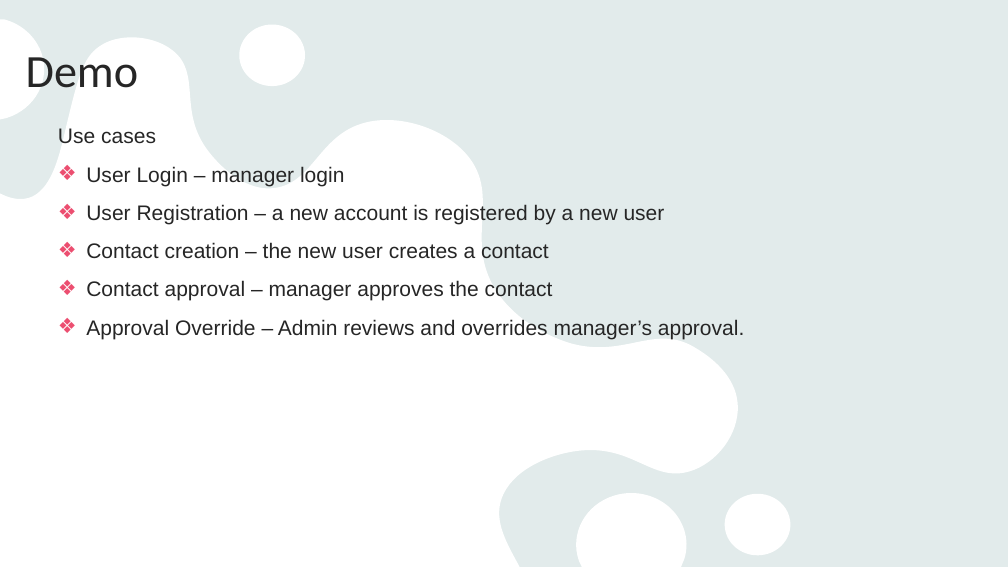
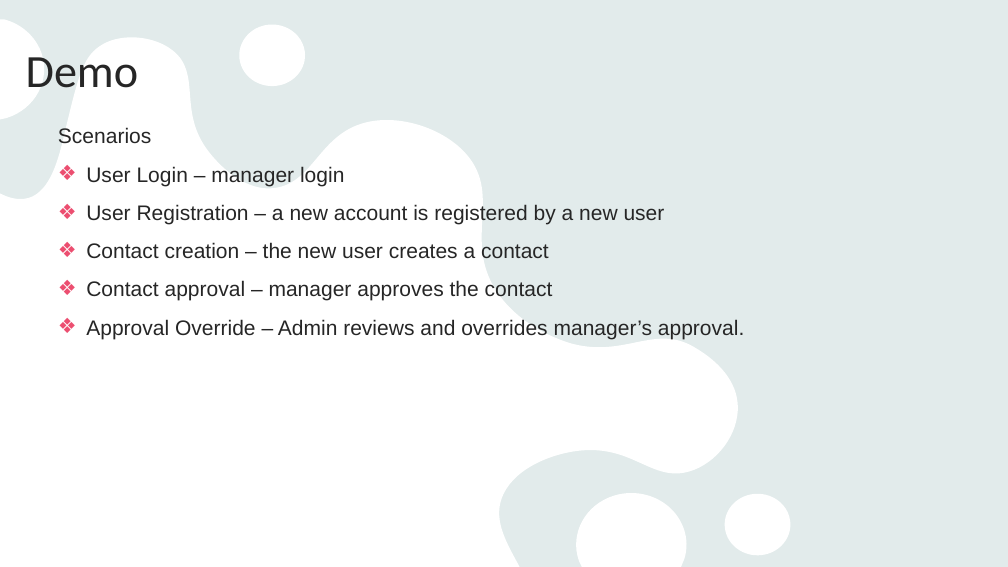
Before and after one commit to habeeb-omotunde/FinalProject_BDAT1001, a slide deck: slide 15 of Group 2 Presentation.pptx. Drawn at 1008x567 pixels with LibreOffice and Linux fonts; fonts in the diff are those of the drawing. Boxes give left, top, right and bottom in pixels: in the first picture for what was removed or moved away, otherwise in the second. Text is boxed around its words. In the diff, an @@ line names an element or a change of style, - is before the commit and + after.

```diff
--- a/Group 2 Presentation.pptx
+++ b/Group 2 Presentation.pptx
@@ text at bbox=[58, 127, 151, 144]: text changed @@
-Use cases
+Scenarios
```
Also in this commit, not shown: 4 other slides changed.
